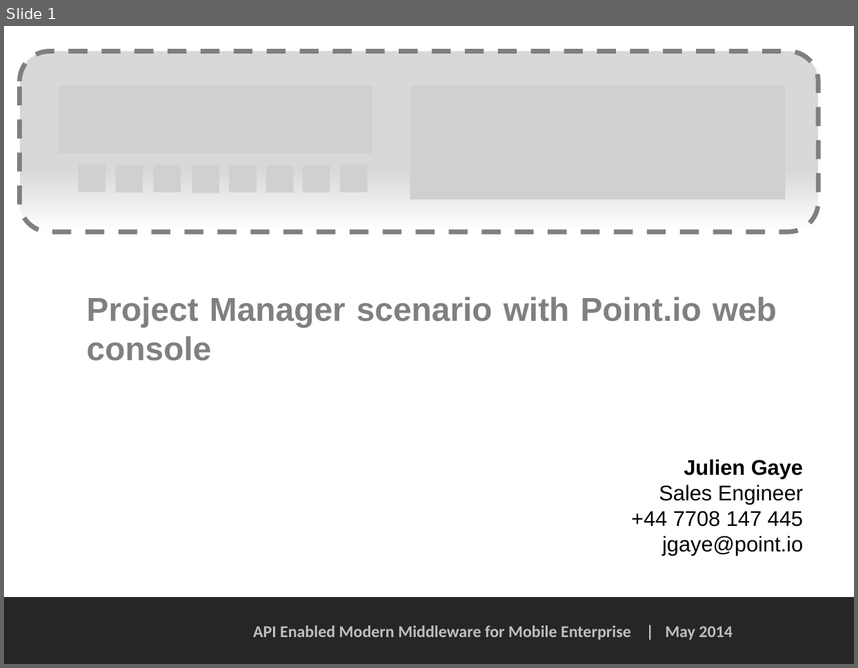
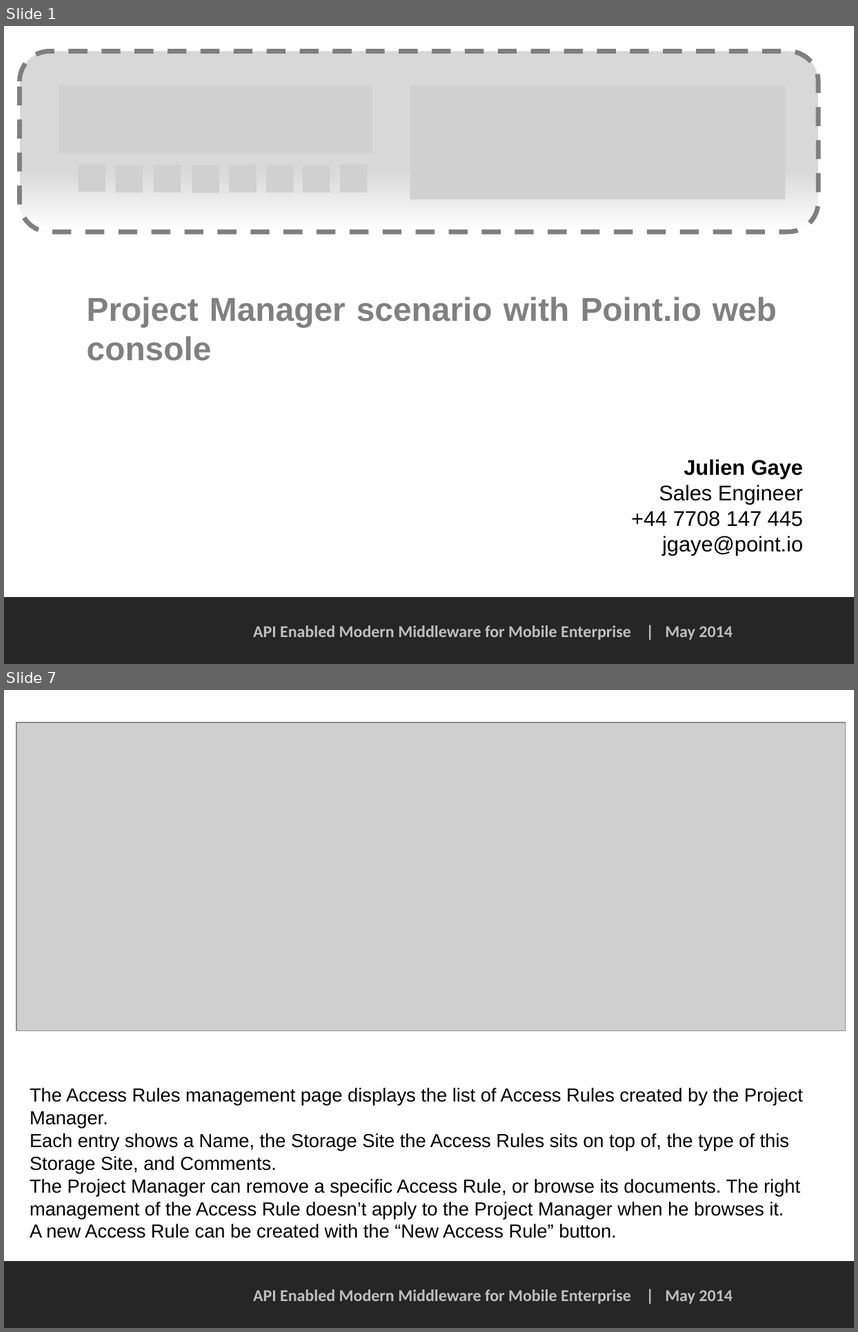
Before and after one commit to PointIO/Documentation, a slide deck: web console doc/Project Manager scenario - web console.pptx. Shown one above the other, each under a label of ours: slide 1 before the commit, slides 1 and 7 after it; the slides between them are not shown. The pictures are 858x668 and 858x1332 pixels, drawn with LibreOffice and Linux fonts; fonts in the diff are those of the drawing; grey boxes stand for pictures; background and template pictures are left out. Boxes give left, top, right and bottom in pixels: in the first picture for what was removed or moved away, otherwise in the second. Text is boxed around its words. In the diff, an @@ line names an element or a change of style, - is before the commit and + after.

Commit message:
Project Manager updated to v1, typo in Storage Administrator fixed

```diff
--- a/web console doc/Project Manager scenario - web console.pptx
+++ b/web console doc/Project Manager scenario - web console.pptx
@@ slide 7 added at box(4, 690, 854, 1328), background #FFFFFF; not listed: 2 template elements that a slide beside it also shows @@
@@ picture added at box(16, 722, 846, 1031) @@
@@ text added at box(30, 1087, 803, 1238), 16 pt, text #000000 @@
+The Access Rules management page displays the list of Access Rules created by the Project Manager.
+Each entry shows a Name, the Storage Site the Access Rules sits on top of, the type of this Storage Site, and Comments.
+The Project Manager can remove a specific Access Rule, or browse its documents. The right management of the Access Rule doesn’t apply to the Project Manager when he browses it.
+A new Access Rule can be created with the “New Access Rule” button.
```
Also in this commit, not shown: 1 slide changed, 14 other slides added, 16 slides removed, 1 other file.
